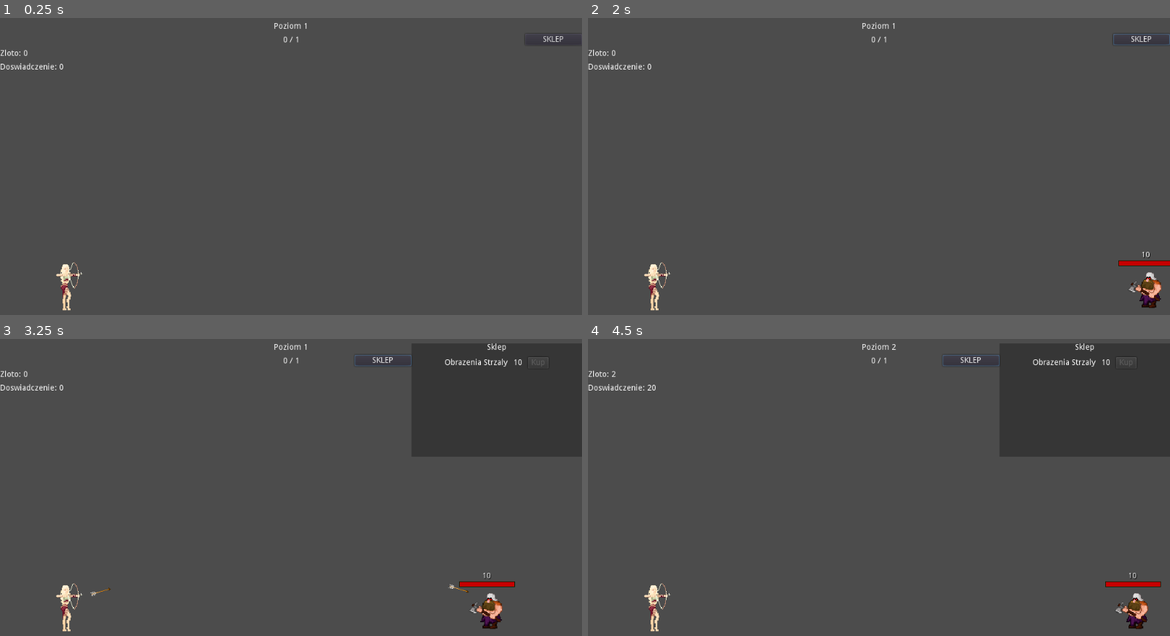
Above: before the commit, frames 1-4 (two rows, left to right).
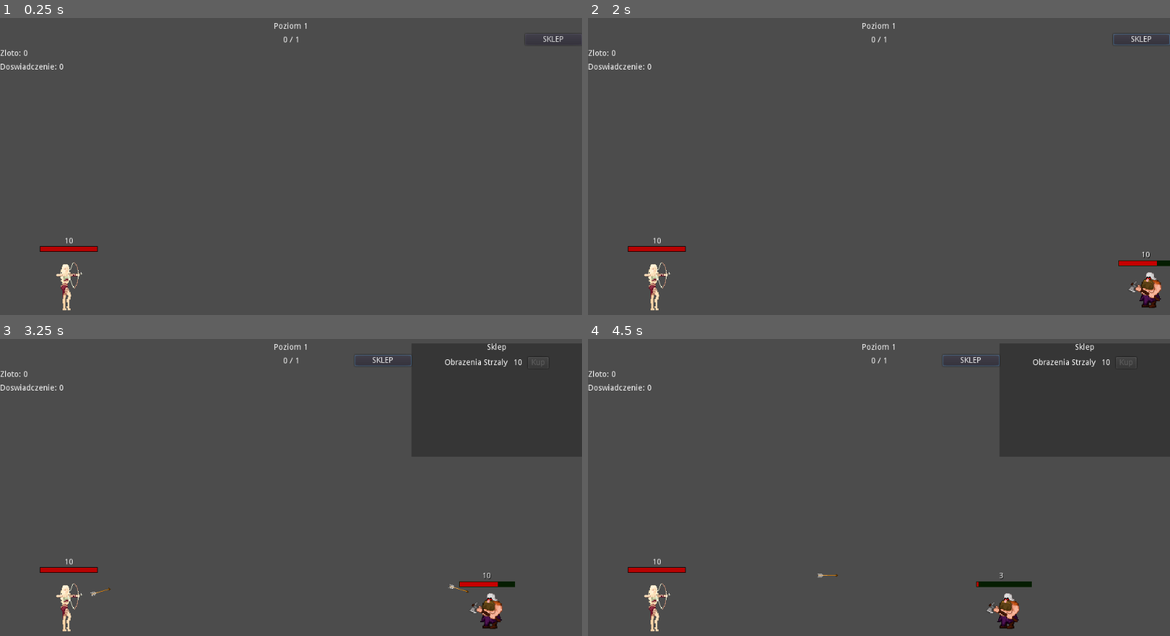
Above: after the commit, the same moments.

Repository: Flying-Octopus-Team/Asterielle
Game: Godot game, scene res://Scenes/World.tscn
Same seed, same stepped clock (60 frames per second), same inputs: the game is played once before the commit and once after it.
Inputs (mouse positions are in pixels of both pictures, inside the frame that each line leads up to):
- Up to frame 1 (0.25 s): no input
- Up to frame 2 (2 s): click "SKLEP" at 0.5 s; click "SKLEP" at 1.25 s
- Up to frame 3 (3.25 s): click "SKLEP" at 2 s; move the mouse to (419, 472) at 2.77 s; click (419, 472) at 2.85 s
- Up to frame 4 (4.5 s): move the mouse to (762, 508) at 3.52 s; click (762, 508) at 3.6 s; move the mouse to (937, 416) at 4.27 s; click (937, 416) at 4.35 s

The runs differ from the first frame. In frame 1, 0.2% of the frame differs, in the area x 6-17%, y 73-79%; in frame 2, 0.2%; in frame 3, 0.3%; in frame 4, 1.4%, in the area x 4-99%, y 1-98%.
Error after the commit: Invalid set index 'max_value' (on base: 'Nil') with value of type 'float'. (res://Scripts/Dwarf.gd:19)

Commit message:
Add HP bar + bug

Diff:
--- a/Scenes/Dwarf.tscn
+++ b/Scenes/Dwarf.tscn
@@ -12,6 +12,7 @@
 collision_mask = 4
 script = ExtResource( 1 )
 move_speed = 100.0
+damage = 1.0
 
 [node name="Sprite" type="Sprite" parent="."]
 position = Vector2( 0, -25 )
@@ -30,16 +31,16 @@
 collide_with_areas = true
 collide_with_bodies = false
 
-[node name="HPBar" type="Node2D" parent="."]
+[node name="HP" type="Node2D" parent="."]
 position = Vector2( 0, -32 )
 
-[node name="Background" type="Sprite" parent="HPBar"]
+[node name="Background" type="Sprite" parent="HP"]
 modulate = Color( 0.0235294, 0.117647, 0.00784314, 1 )
 position = Vector2( 0, -48 )
 scale = Vector2( 98, 10 )
 texture = ExtResource( 3 )
 
-[node name="HP" type="TextureProgress" parent="HPBar"]
+[node name="HPBar" type="TextureProgress" parent="HP"]
 modulate = Color( 0.784314, 0.00392157, 0.00392157, 1 )
 margin_left = -48.0
 margin_top = -52.0
@@ -49,10 +50,13 @@
 value = 70.0
 texture_progress = ExtResource( 3 )
 
-[node name="HPLabel" type="Label" parent="HPBar"]
+[node name="HPLabel" type="Label" parent="HP"]
 margin_left = -9.0
 margin_top = -69.0
 margin_right = 8.0
 margin_bottom = -55.0
 custom_colors/font_color_shadow = Color( 0, 0, 0, 1 )
 text = "10"
+
+[node name="NextAttackTimer" type="Timer" parent="."]
+[connection signal="timeout" from="NextAttackTimer" to="." method="_on_NextAttackTimer_timeout"]
--- a/Scenes/DwarvesSpawner.tscn
+++ b/Scenes/DwarvesSpawner.tscn
@@ -4,11 +4,10 @@
 
 [node name="DwarvesSpawner" type="Node2D"]
 script = ExtResource( 1 )
-current_dwarf_max_hp = 1.0
+current_dwarf_max_hp = 5.0
 current_boss_max_hp = 40.0
 
 [node name="FirstDwarfTimer" type="Timer" parent="."]
 one_shot = true
 autostart = true
-
 [connection signal="timeout" from="FirstDwarfTimer" to="." method="_on_FirstDwarfTimer_timeout"]
--- a/Scenes/Elf.tscn
+++ b/Scenes/Elf.tscn
@@ -1,7 +1,8 @@
-[gd_scene load_steps=4 format=2]
+[gd_scene load_steps=5 format=2]
 
 [ext_resource path="res://Scripts/Elf.gd" type="Script" id=1]
 [ext_resource path="res://Textures/elf.png" type="Texture" id=2]
+[ext_resource path="res://Textures/OnePixel.png" type="Texture" id=3]
 
 [sub_resource type="RectangleShape2D" id=1]
 extents = Vector2( 62, 42 )
@@ -11,6 +12,7 @@
 arrow_speed = 700.0
 arrow_gravity = 500.0
 next_arrow_wait_time = 1.0
+hp = 10.0
 
 [node name="Sprite" type="Sprite" parent="."]
 position = Vector2( 0, -39 )
@@ -34,3 +36,35 @@
 enabled = true
 cast_to = Vector2( 800, 0 )
 collision_mask = 2
+
+[node name="HP" type="Node2D" parent="."]
+position = Vector2( 0, -104 )
+
+[node name="Background" type="ColorRect" parent="HP"]
+margin_left = -51.0
+margin_top = -5.0
+margin_right = 51.0
+margin_bottom = 5.0
+color = Color( 0, 0, 0, 1 )
+
+[node name="HPBar" type="TextureProgress" parent="HP"]
+modulate = Color( 0.72549, 0.0117647, 0.0117647, 1 )
+anchor_left = 0.5
+anchor_top = 1.0
+anchor_right = 0.5
+anchor_bottom = 1.0
+margin_left = -0.999992
+margin_right = 7.62939e-006
+margin_bottom = 1.0
+rect_scale = Vector2( 100, 8 )
+rect_pivot_offset = Vector2( 0.5, 0.5 )
+value = 73.0
+texture_progress = ExtResource( 3 )
+
+[node name="HPLabel" type="Label" parent="HP"]
+margin_left = -20.0
+margin_top = -21.0
+margin_right = 20.0
+margin_bottom = -7.0
+text = "10"
+align = 1
--- a/Scripts/Boss.gd
+++ b/Scripts/Boss.gd
@@ -19,6 +19,7 @@
 	hp = max_hp
 	$HPBar/HP.max_value = max_hp
 	$HPBar/HP.value = hp
+	$HPBar/HPLabel.text = str(hp)
 
 func _physics_process(delta):
 	position += velocity * delta
--- a/Scripts/Dwarf.gd
+++ b/Scripts/Dwarf.gd
@@ -3,25 +3,30 @@
 signal died
 
 export(float) var move_speed
+export(float) var damage
 
 var velocity : Vector2
-var max_hp
 var hp
+
+onready var hp_bar = find_node("HPBar")
+onready var hp_label = find_node("HPLabel")
 
 func _ready():
 	go_forward()
 
-func set_max_hp(new_max_hp):
-	max_hp = new_max_hp
-	hp = max_hp
-	$HPBar/HP.max_value = max_hp
-	$HPBar/HP.value = hp
+func set_hp(new_hp):
+	hp = new_hp
+	hp_bar.max_value = hp
+	hp_bar.value = hp
+	hp_label.text = str(hp)
 
 func _physics_process(delta):
 	position += velocity * delta
 
+	#elf = $ElfRayCast.get_collider()
 	if $ElfRayCast.get_collider():
 		velocity = Vector2.ZERO
+		#$NextAttackTimer.start()
 
 func on_arrow_hit(arrow):
 	hp -= arrow.damage
@@ -31,9 +36,13 @@
 		emit_signal("died")
 		queue_free()
 	else:
-		$HPBar/HP.value = hp
+		hp_bar.value = hp
 
-	$HPBar/HPLabel.text = str(hp)
+	hp_label.text = str(hp)
 
 func go_forward():
 	velocity = Vector2(-move_speed, 0)
+
+func _on_NextAttackTimer_timeout():
+	#elf.on_dwarf_hit(damage)
+	pass
--- a/Scripts/DwarvesSpawner.gd
+++ b/Scripts/DwarvesSpawner.gd
@@ -23,9 +23,10 @@
 
 func spawn_dwarf():
 	var dwarf = Dwarf.instance()
-	get_parent().add_child(dwarf)
+	#get_parent().add_child(dwarf)
+	get_parent().call_deferred("add_child", dwarf)
 	dwarf.global_position = global_position
-	dwarf.set_max_hp(current_dwarf_max_hp)
+	dwarf.set_hp(current_dwarf_max_hp)
 	dwarf.connect("died", level_manager, "on_Dwarf_died")
 
 func spawn_boss():
@@ -37,5 +38,5 @@
 	boss.connect("boss_kill_timeout", level_manager, "on_Boss_kill_timeout")
 
 func on_next_level(current_level):
-	#current_dwarf_max_hp += current_dwarf_max_hp * current_level * 0.1
-	current_dwarf_max_hp += 1
+	current_dwarf_max_hp += current_dwarf_max_hp * current_level * 0.1
+	#current_dwarf_max_hp += 1
--- a/Scripts/Elf.gd
+++ b/Scripts/Elf.gd
@@ -1,17 +1,26 @@
 extends Node2D
+
+signal died
 
 export(float) var arrow_speed
 export(float) var arrow_gravity
 export(float) var next_arrow_wait_time
 export(float) var arrow_damage = 1.0
+export(float) var hp
 
 var fire_point : Node2D
 var Arrow = load("res://Scenes/Arrow.tscn")
 var next_arrow_timer : float
 
+onready var hp_bar = find_node("HPBar")
+onready var hp_label = find_node("HPLabel")
+
 func _ready():
 	restart_arrow_timer()
 	fire_point = find_node("FirePoint")
+	hp_bar.max_value = hp
+	hp_bar.value = hp
+	hp_label.text = str(hp)
 
 func _process(delta):
 	next_arrow_timer -= delta
@@ -46,5 +55,16 @@
 	arrow.velocity = arrow_velocity
 	arrow.damage = arrow_damage
 
+func on_dwarf_hit(dmg):
+	hp -= dmg
+
+	if hp <= 0:
+		emit_signal("died")
+		queue_free()
+	else:
+		hp_bar.value = hp
+
+	hp_label.text = str(hp)
+
 func restart_arrow_timer():
 	next_arrow_timer = next_arrow_wait_time
